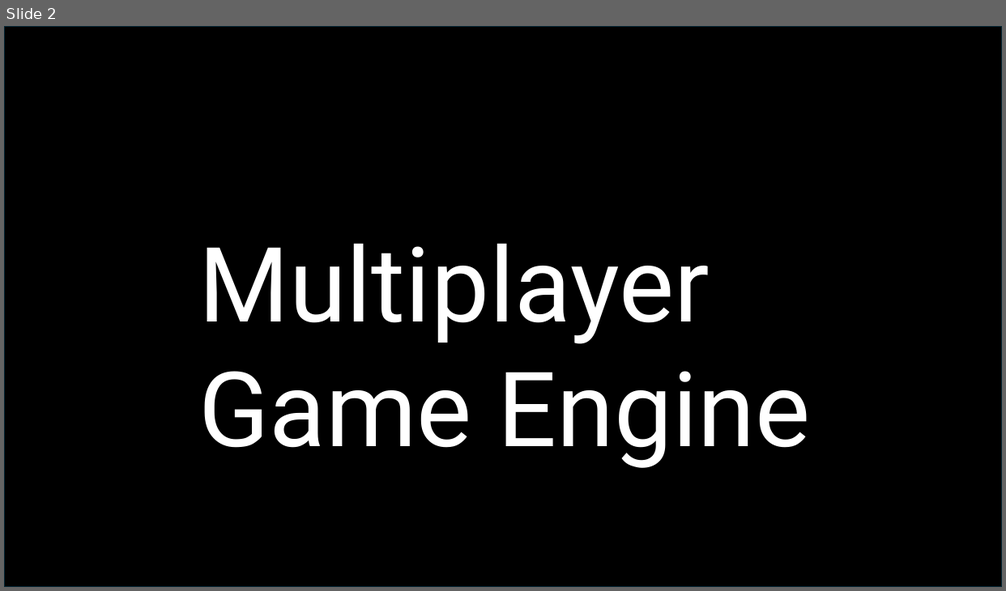
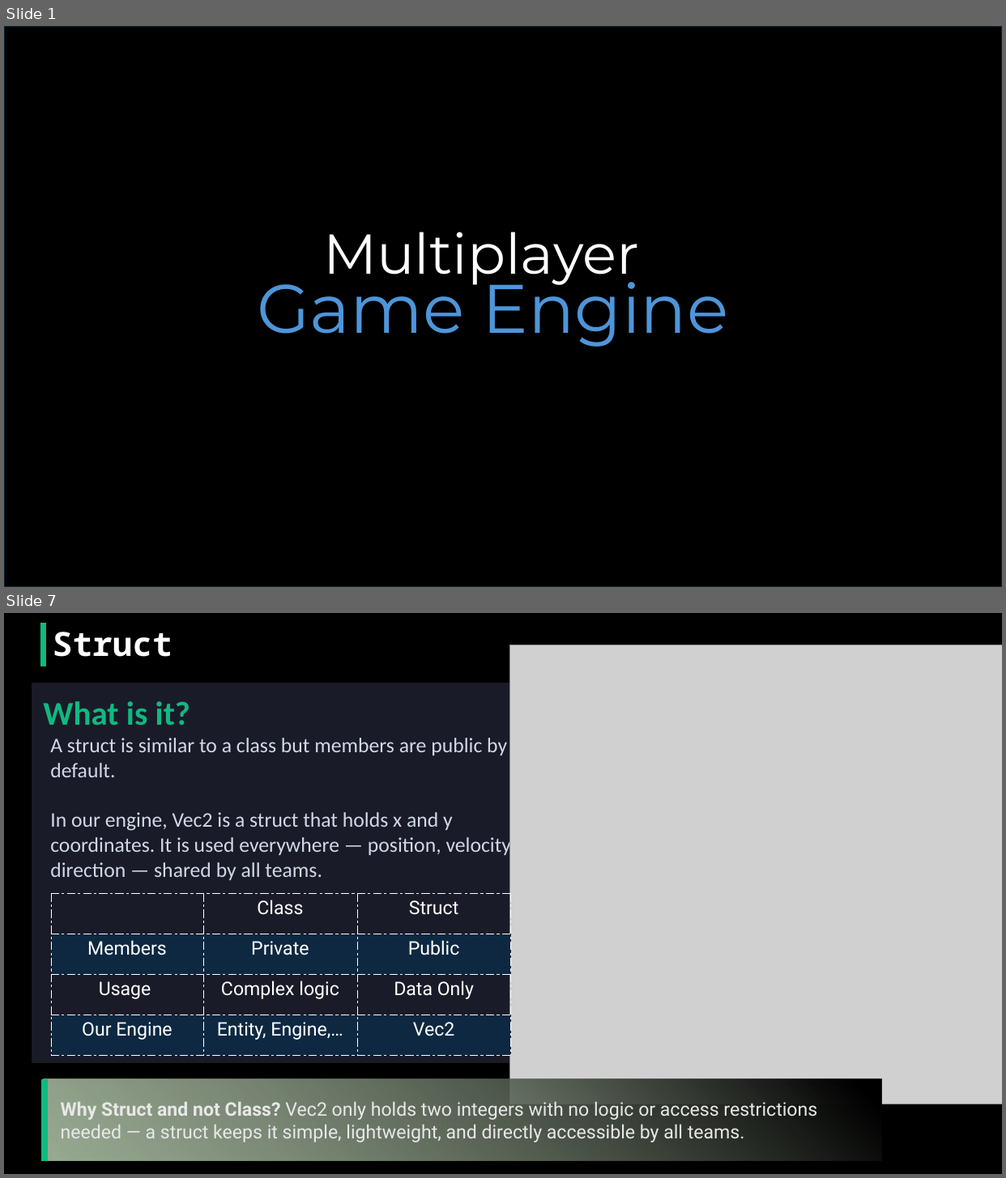
Before and after one commit to emanmo5050-oss/GamEngine26, a slide deck: GamEngine26.pptx. Shown one above the other, each under a label of ours: slide 2 before the commit, slides 1 and 7 after it; the slides between them are not shown. The pictures are 1006x591 and 1006x1178 pixels, drawn with LibreOffice and Linux fonts; fonts in the diff are those of the drawing; grey boxes stand for pictures; background and template pictures are left out. Boxes give left, top, right and bottom in pixels: in the first picture for what was removed or moved away, otherwise in the second. Text is boxed around its words. In the diff, an @@ line names an element or a change of style, - is before the commit and + after.

```diff
--- a/GamEngine26.pptx
+++ b/GamEngine26.pptx
@@ slide 7 added at (4,613,1002,1174), background #000000 @@
@@ line added from (43, 623) to (43, 667), #10B981 6 pt @@
@@ text added at (53,632,172,657), 32 pt, text #FFFFFF, bold @@
+Struct
@@ picture added at (510,645,1002,1104) @@
@@ rectangle added at (32,683,530,1063), fill #1A1B28, outline #FFFFFF 0.3 pt @@
@@ text added at (43,701,190,726), 32 pt, text #10B981, bold @@
+What is it?
@@ text added at (50,738,515,880), 20 pt, text #D0D8E8 @@
+A struct is similar to a class but members are public by default.
+In our engine, Vec2 is a struct that holds x and y coordinates. It is used everywhere — position, velocity, direction — shared by all teams.
@@ table added at (51,894,511,1055), 4 rows, 3 columns @@
+ | Class | Struct
+Members | Private | Public
+Usage | Complex logic | Data Only
+Our Engine | Entity, Engine,… | Vec2
@@ rectangle added at (43,1080,882,1161), fill gradient #D9F2D0 to #000000 @@
@@ line added from (44, 1080) to (44, 1161), #10B981 6 pt @@
@@ text added at (61,1101,817,1143), 18 pt, text #E8E8E8 @@
+Why Struct and not Class? Vec2 only holds two integers with no logic or access restrictions needed — a struct keeps it simple, lightweight, and directly accessible by all teams.
@@ what was slide 2 is now slide 1 @@
@@ slide 1 changed as well @@
@@ text added at (323,232,639,288), 54 pt, text #FFFFFF @@
+Multiplayer
@@ text at (257,267,728,347): text changed; size 100 to 66 pt; font Roboto to Montserrat; text colour #FFFFFF to #4E95D9 @@
-Multiplayer Game Engine
+Game Engine
```
Also in this commit, not shown: 5 other slides changed, 7 other slides added, 5 slides removed, 5 other files.
